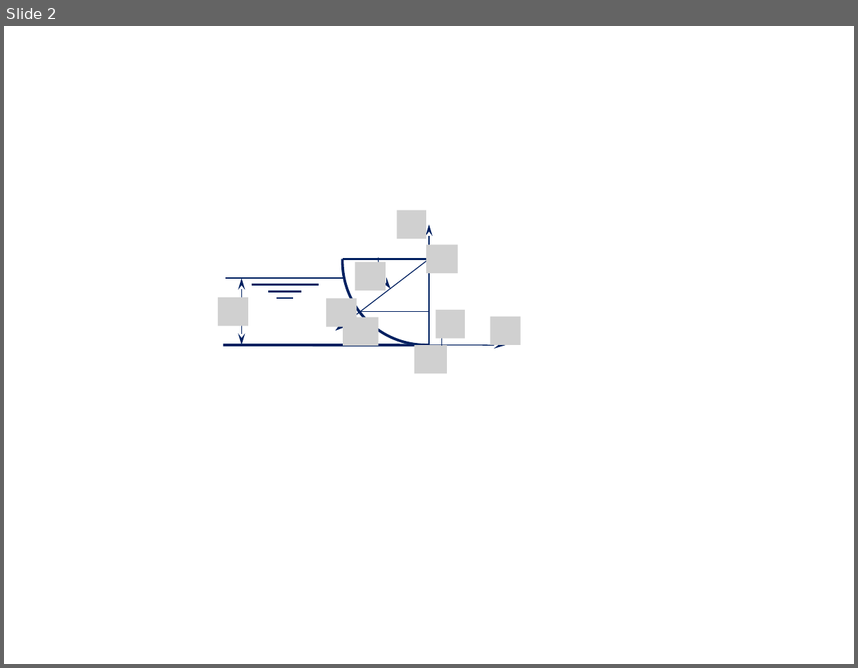
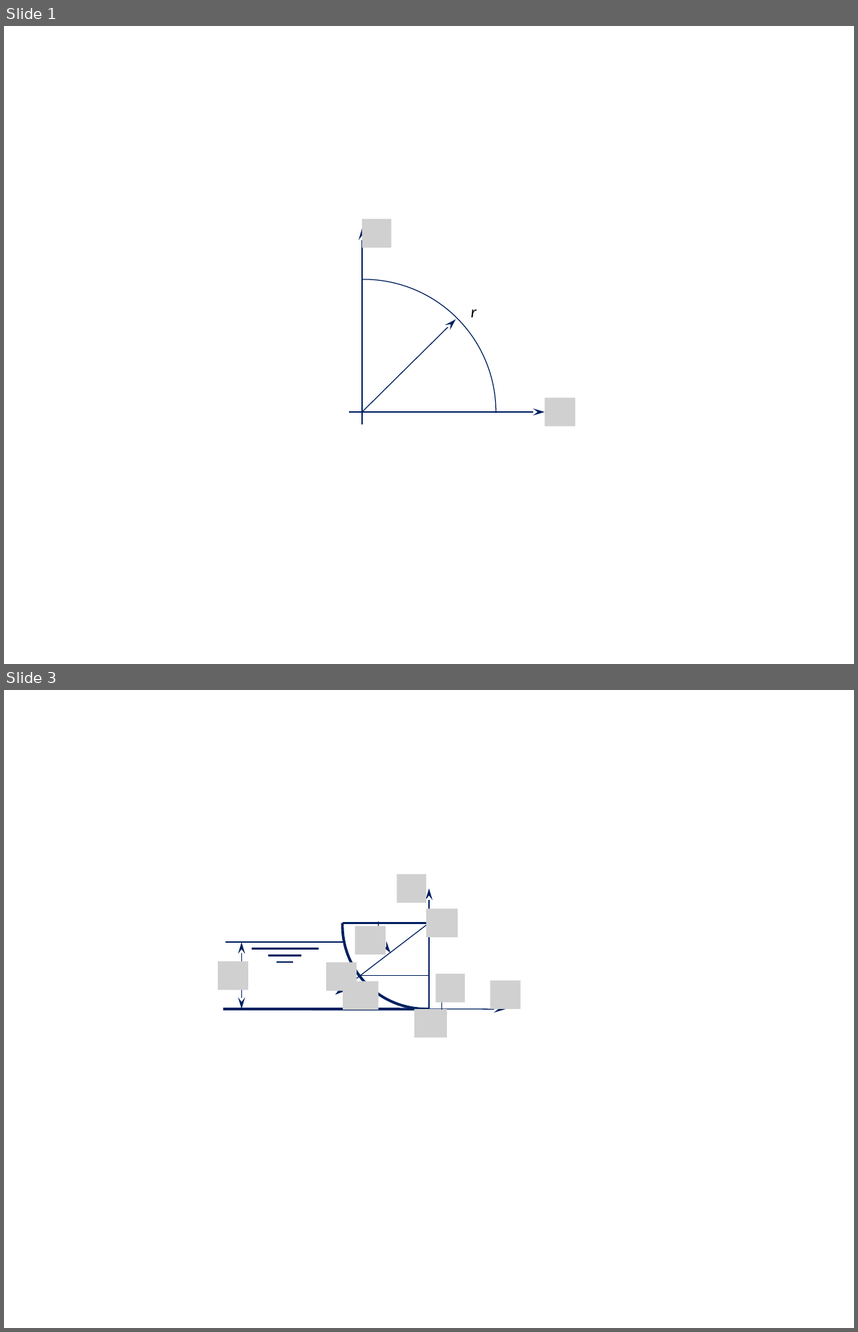
Before and after one commit to xpessoles/CI_06_EtudeStatique, a slide deck: 01_ModelisationAM/Colle_02_AM/images/Figures.pptx. Shown one above the other, each under a label of ours: slide 2 before the commit, slides 1 and 3 after it; the slides between them are not shown. The pictures are 858x668 and 858x1332 pixels, drawn with LibreOffice and Linux fonts; fonts in the diff are those of the drawing; grey boxes stand for pictures. Boxes give left, top, right and bottom in pixels: in the first picture for what was removed or moved away, otherwise in the second. Text is boxed around its words. In the diff, an @@ line names an element or a change of style, - is before the commit and + after.

```diff
--- a/01_ModelisationAM/Colle_02_AM/images/Figures.pptx
+++ b/01_ModelisationAM/Colle_02_AM/images/Figures.pptx
@@ slide 1 added at bbox=[4, 26, 854, 664], background #FFFFFF @@
@@ arrow added from (362, 425) to (362, 228), #002060 0.75 pt @@
@@ picture added at bbox=[362, 219, 391, 248] @@
@@ arc (boxed as its full ellipse) added at bbox=[231, 279, 496, 545], outline #002060 0.75 pt @@
@@ text added at bbox=[471, 309, 477, 317], 14 pt, text #000000, italic @@
+r
@@ arrow added from (362, 412) to (455, 319), #002060 0.75 pt @@
@@ picture added at bbox=[545, 397, 575, 426] @@
@@ arrow added from (349, 412) to (545, 412), #002060 0.75 pt @@
@@ what was slide 2 is now slide 3 @@
```
Also in this commit, not shown: 1 other slide added, 1 slide removed, 27 other files.
